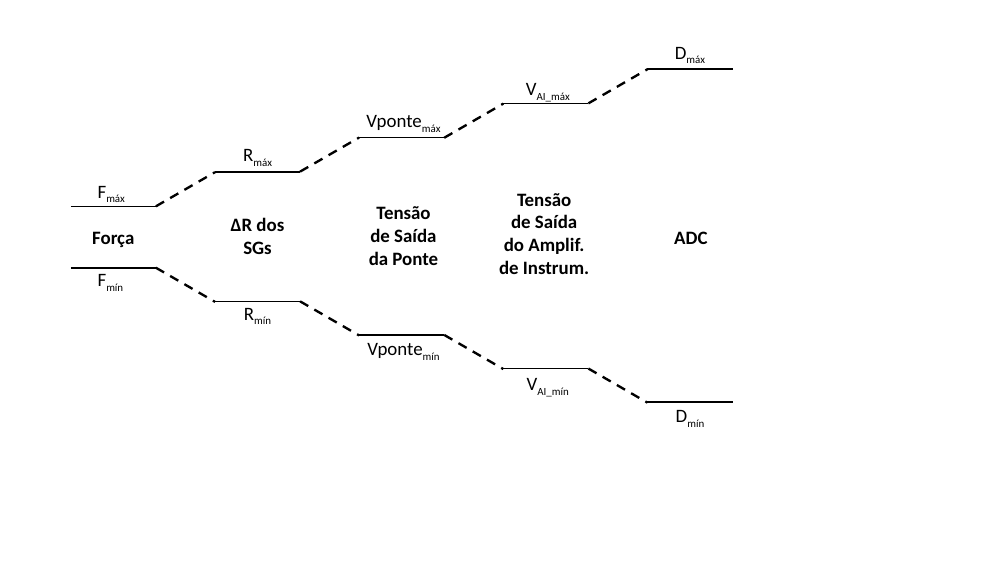
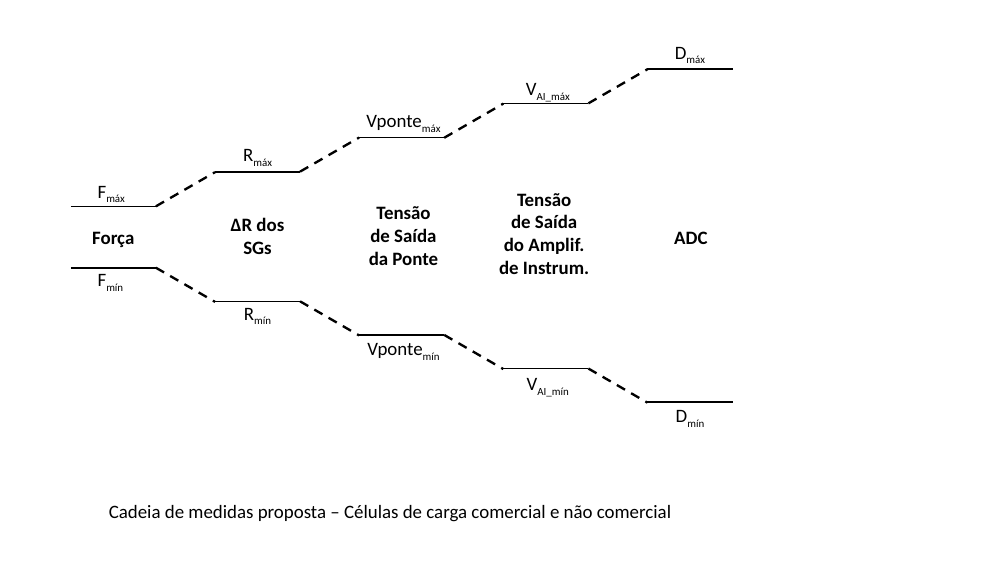
Before and after one commit to Rogiel/UFRGS-instrumentacao-lab5, a slide deck: slide 5 of Resources/Images/Figuras.pptx. Drawn at 1008x567 pixels with LibreOffice and Linux fonts; fonts in the diff are those of the drawing. Boxes give left, top, right and bottom in pixels: in the first picture for what was removed or moved away, otherwise in the second. Text is boxed around its words. In the diff, an @@ line names an element or a change of style, - is before the commit and + after.

```diff
--- a/Resources/Images/Figuras.pptx
+++ b/Resources/Images/Figuras.pptx
@@ text added at <box>109,505,671,522</box>, 18 pt, text #000000 @@
+Cadeia de medidas proposta – Células de carga comercial e não comercial
```
Also in this commit, not shown: 1 other slide changed, 3 slides added, 5 other files.
